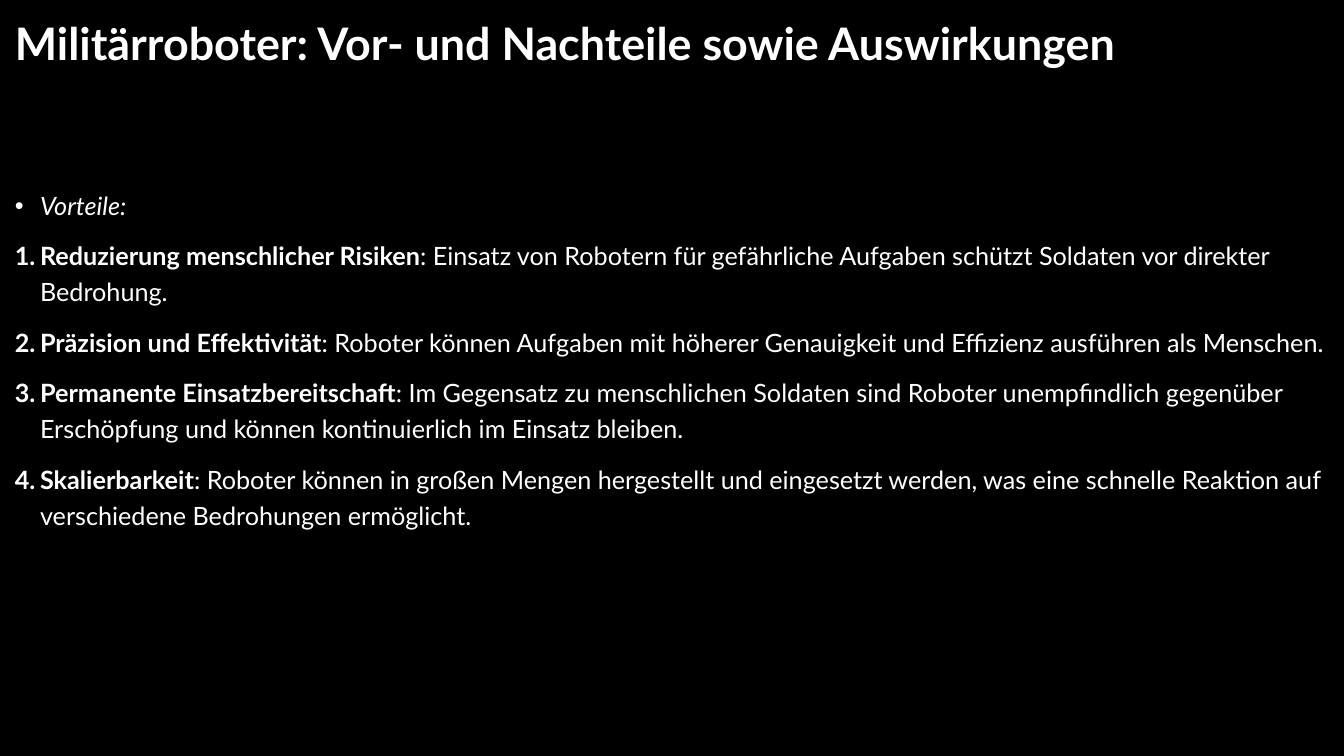
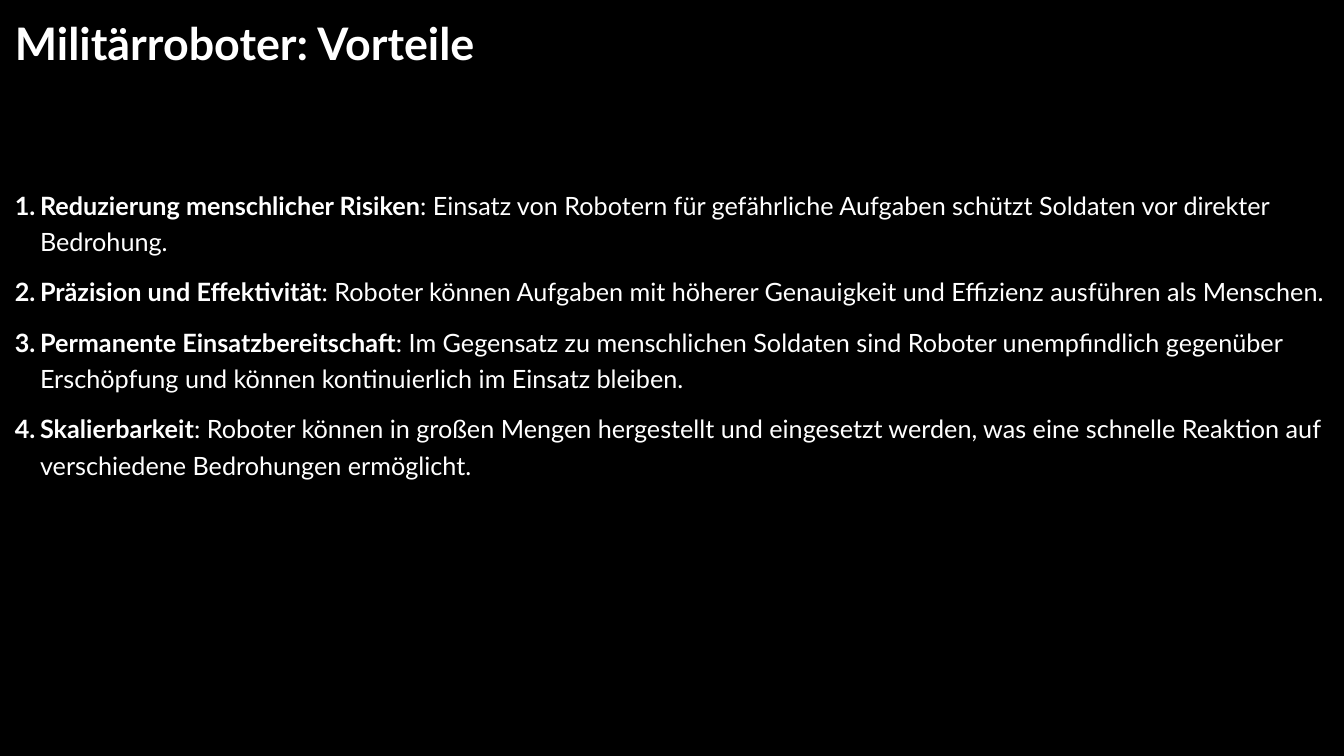
Before and after one commit to DavidSt2023/Danger_Gang_GVI, a slide deck: slide 3 of Nebenfächer/DIN/Ethik/RoboterEthik.pptx. Drawn at 1344x756 pixels with LibreOffice and Linux fonts; fonts in the diff are those of the drawing; background and template pictures are left out; a plain dark background stands for a picture behind light text. Boxes give left, top, right and bottom in pixels: in the first picture for what was removed or moved away, otherwise in the second. Text is boxed around its words. In the diff, an @@ line names an element or a change of style, - is before the commit and + after.

```diff
--- a/Nebenfächer/DIN/Ethik/RoboterEthik.pptx
+++ b/Nebenfächer/DIN/Ethik/RoboterEthik.pptx
@@ text at [15, 26, 474, 61]: text changed @@
-Militärroboter: Vor- und Nachteile sowie Auswirkungen
-• Vorteile:
+Militärroboter: Vorteile
```
Also in this commit, not shown: 2 other slides changed, 1 other file.
